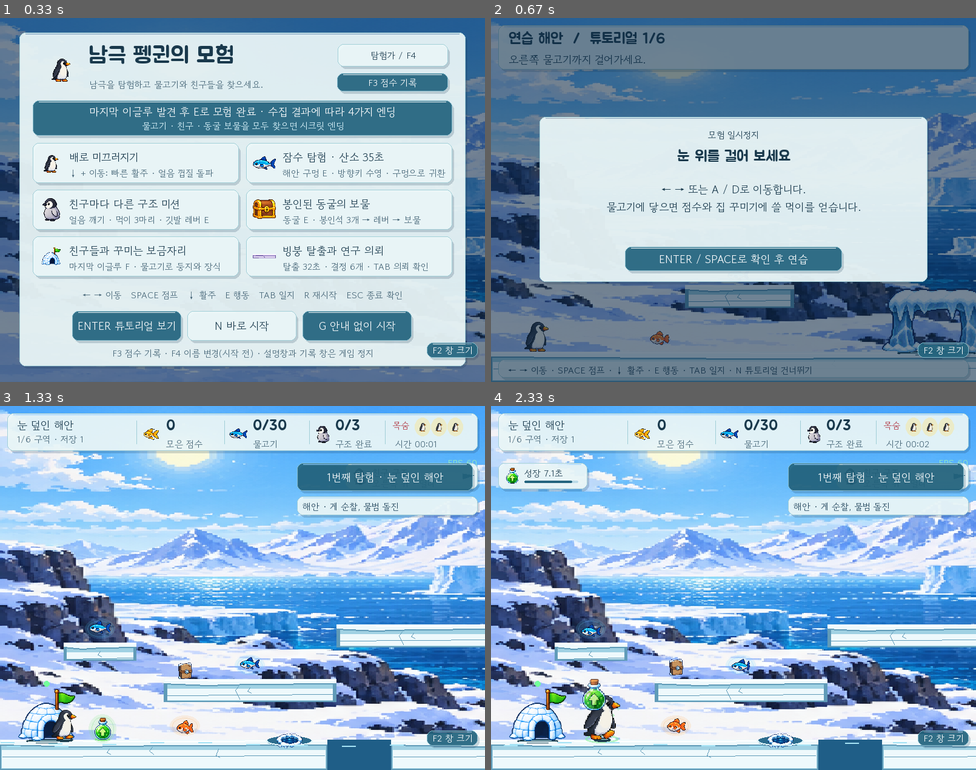
Above: before the commit, frames 1-4 (two rows, left to right).
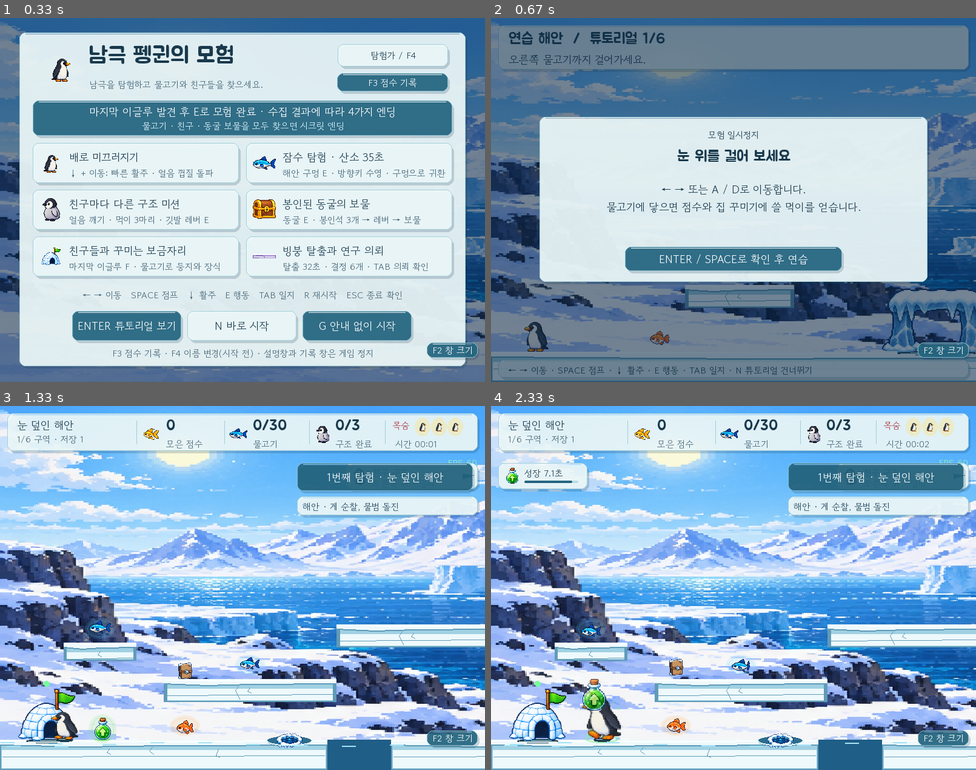
Above: after the commit, the same moments.

Repository: CJE-cpu/penguingame
Game: pygame game, started from pygame/main.py
Same seed, same stepped clock (60 frames per second), same inputs: the game is played once before the commit and once after it.
Inputs:
- Up to frame 1 (0.33 s): no input
- Up to frame 2 (0.67 s): tap Space at 0.33 s
- Up to frame 3 (1.33 s): type "ann" at 0.67 s; tap Enter at 1 s; hold Right from 1.22 s (still down)
- Up to frame 4 (2.33 s): release Right at 1.68 s; hold Left 1.77-2.07 s; hold Right from 2.1 s (still down)

Frame 1 is identical in both runs. In frame 2, 0.2% of the frame differs, in the area x 6-12%, y 83-92%; in frame 3, 0.3%; in frame 4, 0.6%, in the area x 18-27%, y 79-92%.

Commit message:
Improve penguin animation polish: squash/stretch, idle motion, and pose caching.

Diff:
--- a/pygame/animation.py
+++ b/pygame/animation.py
@@ -10,21 +10,22 @@
         cells = atlas_cells(data/'adult-motion-atlas-v2.png',6,5)
         upright = fit_cycle(cells[:18],(64,56),padding=2)
         self.cycles = {'walk':upright[:8], 'idle':upright[8:10], 'jump':upright[10:12],
-                       'fall':upright[12:14], 'land':upright[14:16], 'hurt':upright[16:18],
-                       'slide':fit_cycle(cells[18:24],(80,34),padding=2),
-                       'swim':fit_cycle(cells[24:30],(80,42),padding=2,anchor='center')}
+                        'fall':upright[12:14], 'land':upright[14:16], 'hurt':upright[16:18],
+                        'slide':fit_cycle(cells[18:24],(80,34),padding=2),
+                        'swim':fit_cycle(cells[24:30],(80,42),padding=2,anchor='center')}
         self.right_cycles = {name:[pg.transform.flip(f,True,False) for f in frames]
-                             for name,frames in self.cycles.items()}
+                              for name,frames in self.cycles.items()}
         self.grown_cycles = {
             False: {name: [pg.transform.scale(frame, (96, 84)) for frame in frames]
                     for name, frames in self.cycles.items()},
             True: {name: [pg.transform.scale(frame, (96, 84)) for frame in frames]
-                   for name, frames in self.right_cycles.items()},
+                    for name, frames in self.right_cycles.items()},
         }
         self.frames = {f'walk-{i+1}':frame for i,frame in enumerate(self.cycles['walk'])}
         self.frames.update({name:self.cycles[name][0] for name in ('idle','jump','fall','land')})
         self.cache = {}
         self.swim_rotation_cache = {}
+        self.pose_cache = {}
         for name, image in self.frames.items():
             for grown in (False, True):
                 sized = pg.transform.scale(image, (96,84)) if grown else image
@@ -64,6 +65,57 @@
     def swim_bob(self):
         return math.sin(self.clock*2.5)*(1.5 if self.swim_movement.length_squared() else 3)
 
+    def _state_timing(self, state):
+        if state == 'walk':
+            return 0.12
+        if state == 'idle':
+            return 0.28
+        if state == 'land':
+            return 0.08
+        if state == 'hurt':
+            return 0.16
+        return 0.18
+
+    def _state_pose(self, state, moving, velocity_y):
+        if state == 'idle':
+            bob = math.sin(self.clock * 2.6) * 1.4
+            return (1.0, 1.0 + bob * 0.02, 1.0)
+        if state == 'walk':
+            stride = math.sin(self.walk_clock * 11.0)
+            return (1.0 + abs(stride) * 0.08, 1.0 - abs(stride) * 0.08, 0.95 + stride * 0.04)
+        if state == 'jump':
+            stretch = max(0.0, -velocity_y) / 700.0
+            return (0.96 - stretch * 0.08, 1.12 + stretch * 0.14, 1.0)
+        if state == 'fall':
+            stretch = max(0.0, velocity_y) / 850.0
+            return (1.06 + stretch * 0.04, 0.9 - stretch * 0.1, 1.0)
+        if state == 'land':
+            return (1.04, 0.88, 1.0)
+        if state == 'hurt':
+            return (1.0, 1.0, 1.0)
+        if state == 'slide':
+            return (1.12, 0.76, 1.0)
+        return (1.0, 1.0, 1.0)
+
+    def _transform_frame(self, frame, state, grown, right, moving=False, velocity_y=0.0):
+        key = (state, grown, right, frame.get_size(), moving, round(velocity_y, 2))
+        if key in self.pose_cache:
+            return self.pose_cache[key]
+
+        sx, sy, sway = self._state_pose(state, moving, velocity_y)
+        width = max(1, round(frame.get_width() * sx))
+        height = max(1, round(frame.get_height() * sy))
+        scaled = pg.transform.smoothscale(frame, (width, height))
+        if sway != 1.0 and grown:
+            tilt = sway * 5.0
+            scaled = pg.transform.rotate(scaled, tilt if right else -tilt)
+        if right:
+            scaled = pg.transform.flip(scaled, True, False)
+        self.pose_cache[key] = scaled
+        if len(self.pose_cache) > 256:
+            self.pose_cache.clear()
+        return scaled
+
     def update(self, dt, player, velocity_y, grounded, was_grounded, distance):
         old_state = self.state
         self.clock += dt
@@ -79,7 +131,6 @@
         elif distance > 0.2:
             self.state = 'walk'
             self.distance += abs(distance)
-            # One cycle lasts about 0.95s normally, capped at 0.73s when boosted.
             rate = max(0.75, min(1.3, distance/max(dt, 0.001)/270))
             self.walk_clock += dt*rate
         else:
@@ -90,19 +141,29 @@
 
     def image(self, grown, right):
         frames = (self.right_cycles if right else self.cycles)[self.state]
-        interval = 0.12 if self.state=='walk' else 0.6 if self.state=='idle' else 0.07 if self.state=='land' else 0.18
-        clock = self.walk_clock if self.state=='walk' else self.clock if self.state=='idle' else self.state_clock
-        index = int(clock/interval)%len(frames) if self.state in ('walk','idle') else min(len(frames)-1,int(clock/interval))
-        return self.grown_cycles[right][self.state][index] if grown else frames[index]
+        interval = self._state_timing(self.state)
+        if self.state in ('walk', 'idle'):
+            clock = self.walk_clock if self.state == 'walk' else self.clock
+            index = int(clock/interval) % len(frames)
+        else:
+            clock = self.state_clock if self.state == 'land' else self.clock
+            index = min(len(frames)-1, int(clock/interval))
+        base = frames[index]
+        moving = self.state == 'walk' and abs(self.distance) > 0.1
+        frame = self._transform_frame(base, self.state, grown, right, moving=moving, velocity_y=self.clock)
+        return frame
 
     def action_image(self, action, right):
         frames = (self.right_cycles if right else self.cycles)[action]
         interval = 0.14 if action=='swim' else 0.16
-        return frames[int(self.clock/interval)%len(frames)]
+        index = int(self.clock/interval) % len(frames)
+        base = frames[index]
+        return self._transform_frame(base, action, False, right, moving=action=='swim', velocity_y=0.0)
 
     def hurt_image(self, age, right):
         frames = (self.right_cycles if right else self.cycles)['hurt']
-        return frames[min(1,int(age/0.16))]
+        index = min(len(frames)-1, int(age/0.16))
+        return self._transform_frame(frames[index], 'hurt', False, right, velocity_y=0.0)
 
     def draw_puffs(self, screen, camera_x):
         if not self.puffs:
@@ -113,5 +174,8 @@
             elapsed = 0.3-life
             drift = -1 if int(x)%2 else 1
             pos = (round(x-camera_x+drift*elapsed*24), round(y-elapsed*16))
-            pg.draw.circle(layer, (225,249,255,round(190*life/0.3)), pos, max(1,round(4-life*6)))
+            alpha = round(200 * (life / 0.3))
+            radius = max(1, round(4 - life * 6))
+            pg.draw.circle(layer, (225,249,255,alpha), pos, radius)
+            pg.draw.circle(layer, (255,255,255,alpha//2), pos, max(1, radius-1))
         screen.blit(layer, (0,0))
